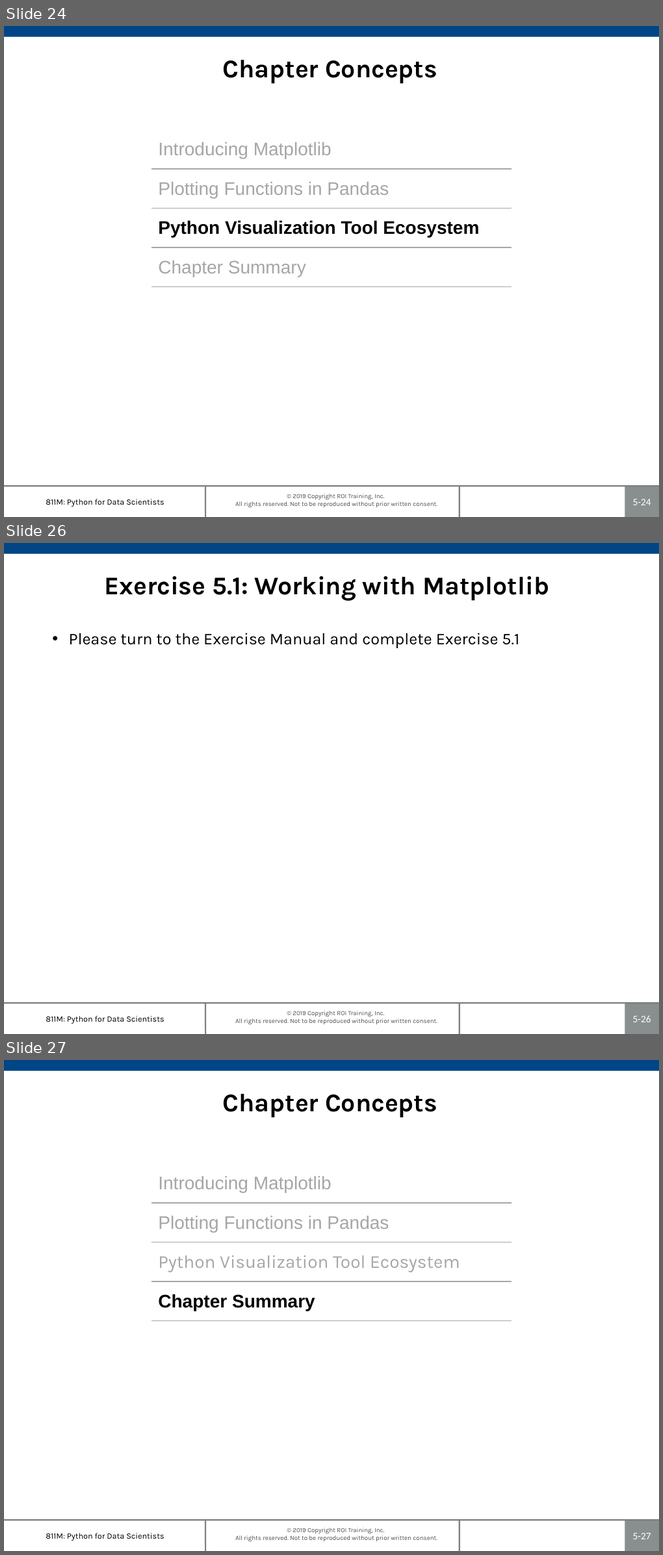
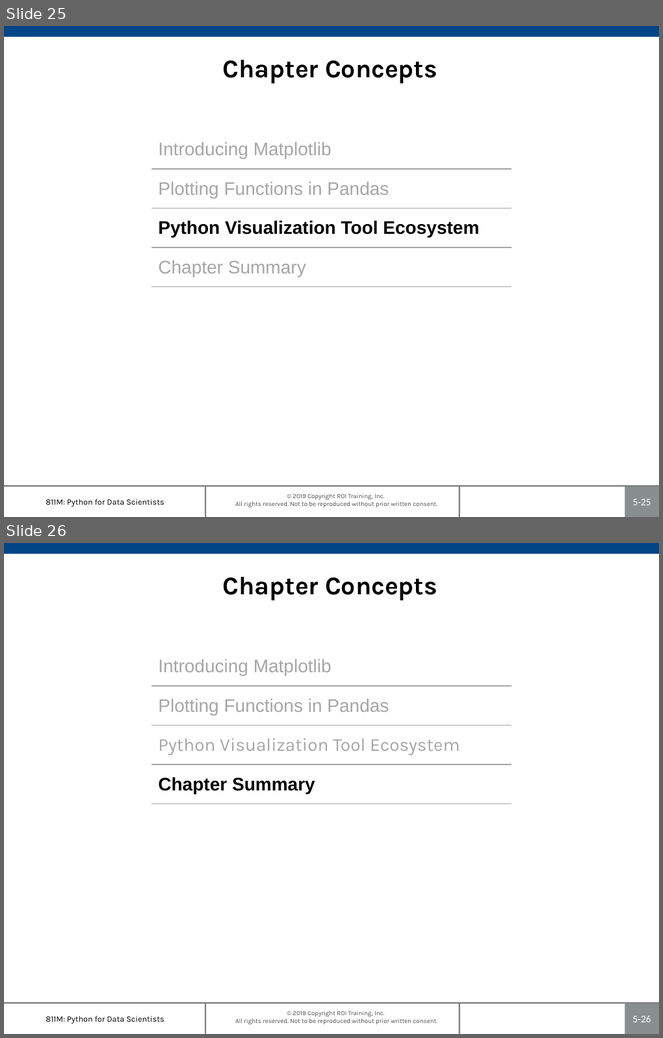
Before and after one commit to roitraining/PythonML, a slide deck: 811M-Ch05_PlottingAndVisualization.pptx. Shown one above the other, each under a label of ours: slides 24, 26 and 27 before the commit, slides 25 and 26 after it; the slides between them are not shown. The pictures are 663x1555 and 663x1038 pixels, drawn with LibreOffice and Linux fonts; fonts in the diff are those of the drawing; background and template pictures are left out. Boxes give left, top, right and bottom in pixels: in the first picture for what was removed or moved away, otherwise in the second. Text is boxed around its words. In the diff, an @@ line names an element or a change of style, - is before the commit and + after.

```diff
--- a/811M-Ch05_PlottingAndVisualization.pptx
+++ b/811M-Ch05_PlottingAndVisualization.pptx
@@ slide 26 removed at <box>4,543,659,1034</box>, background #FFFFFF; not listed: 7 template elements that a slide beside it also shows @@
@@ title removed at <box>105,576,549,601</box> @@
-Exercise 5.1: Working with Matplotlib
@@ text removed at <box>69,633,519,648</box> @@
-• Please turn to the Exercise Manual and complete Exercise 5.1
@@ what was slide 24 is now slide 25 @@
@@ page number at <box>633,499,651,506</box>: text changed @@
-5-24
+5-25
@@ what was slide 27 is now slide 26 @@
@@ page number at <box>633,1016,651,1023</box>: text changed @@
-5-27
+5-26
```
Also in this commit, not shown: 2 slides changed, 1 slide added, 1 other slide removed, 6 other files.
